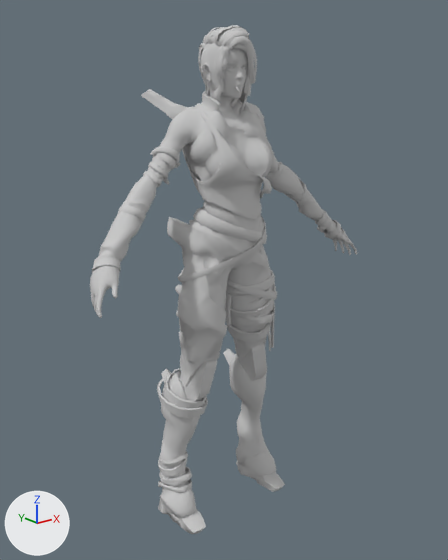
A saved change to the FBX model CronosEngine/Cronos/res/models/RogerModel/Avril.FBX.
Camera for both pictures: a 50 mm lens placed at (-2.53, -3.26, 3.02), pointed at (0.06, -0.03, 1.72). The lights are fixed; the arrows at lower left show +X, +Y and +Z. Where no turn or scale is listed for an object, it has been applied to the vertices.

Script lines for the objects in view, before the commit:
```python
mat_08___default = principled_material('08 - Default')
mat_08___default.base_color = (0.588, 0.588, 0.588)  # light grey #cacaca
mat_08___default.roughness = 0.859
mat_head = principled_material('Head')
mat_head.base_color = (0.588, 0.588, 0.588)  # light grey #cacaca
mat_head.roughness = 0.859
me_mesh = bpy.data.meshes.new('Mesh')
me_mesh.from_pydata(...)  # 3310 vertices, 2551 faces; spans x -0.151..0.196, y -0.326..0.11, z 2.819..3.368
me_mesh.materials.append(mat_head)  # light grey #cacaca
me_mesh_001 = bpy.data.meshes.new('Mesh.001')
me_mesh_001.from_pydata(...)  # 9818 vertices, 10023 faces; spans x -1.08..1.08, y -0.39..0.39, z 0.01..3.0
me_mesh_001.materials.append(mat_08___default)  # light grey #cacaca
ob_avril_avant = bpy.data.objects.new('Avril Avant', me_mesh)
ob_avril_avant.location = (0.0, 0.0, -0.006)
ob_body = bpy.data.objects.new('Body', me_mesh_001)
ob_body.location = (0.0, 0.0, -0.006)
```
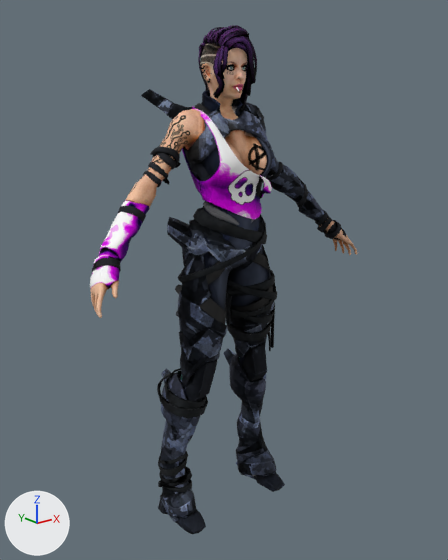
Where the change shows, as pixel boxes (x1, y1, x2, y2) in the pictures (448 x 560 px):
'Body', surface changed: (90, 89, 357, 534) in both
'Avril Avant', surface changed: (198, 25, 257, 120) in both

The change, as a list of edits to the scene's bpy script:
```text
Add img_head_spec_png:
    img_head_spec_png = load_image('Head_Spec.png', 'Head_Spec.png', 1024, 1024, 'sRGB')
Add img_head_albedo_png:
    img_head_albedo_png = load_image('Head_Albedo.png', 'Head_Albedo.png', 1024, 1024, 'sRGB')
Add img_body_albedo_png:
    img_body_albedo_png = load_image('Body_Albedo.png', 'Body_Albedo.png', 2048, 2048, 'sRGB')
Add img_body_spec_png:
    img_body_spec_png = load_image('Body_Spec.png', 'Body_Spec.png', 2048, 2048, 'sRGB')
Change mat_08___default:
    where n0 = _N.new('ShaderNodeBsdfPrincipled'); n0.name = 'Principled BSDF'
    remove n0.inputs[0].default_value = (0.588, 0.588, 0.588, 1.0)  # 'Base Color', light grey #cacaca
    add n2 = _N.new('ShaderNodeTexImage'); n2.name = 'Image Texture'
    add n2.image = img_body_albedo_png
    add n3 = _N.new('ShaderNodeTexImage'); n3.name = 'Image Texture.001'
    add n3.image = img_body_spec_png
    add _L.new(n2.outputs[0], n0.inputs[0])  # 'Color' to 'Base Color'
    add _L.new(n2.outputs[1], n0.inputs[4])  # 'Alpha' to 'Alpha'
    add _L.new(n3.outputs[0], n0.inputs[14])  # 'Color' to 'Specular Tint'
Change mat_head:
    where n0 = _N.new('ShaderNodeBsdfPrincipled'); n0.name = 'Principled BSDF'
    remove n0.inputs[0].default_value = (0.588, 0.588, 0.588, 1.0)  # 'Base Color', light grey #cacaca
    add n2 = _N.new('ShaderNodeTexImage'); n2.name = 'Image Texture'
    add n2.image = img_head_albedo_png
    add n3 = _N.new('ShaderNodeTexImage'); n3.name = 'Image Texture.001'
    add n3.image = img_head_spec_png
    add _L.new(n2.outputs[0], n0.inputs[0])  # 'Color' to 'Base Color'
    add _L.new(n3.outputs[0], n0.inputs[14])  # 'Color' to 'Specular Tint'
```
